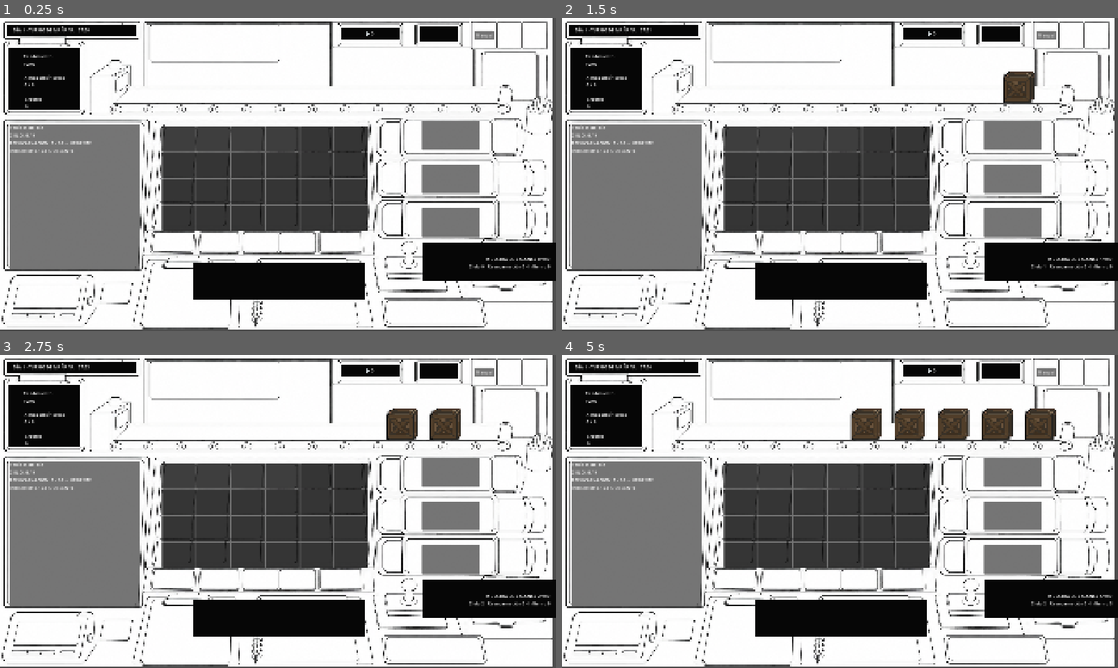
Above: before the commit, frames 1-4 (two rows, left to right).
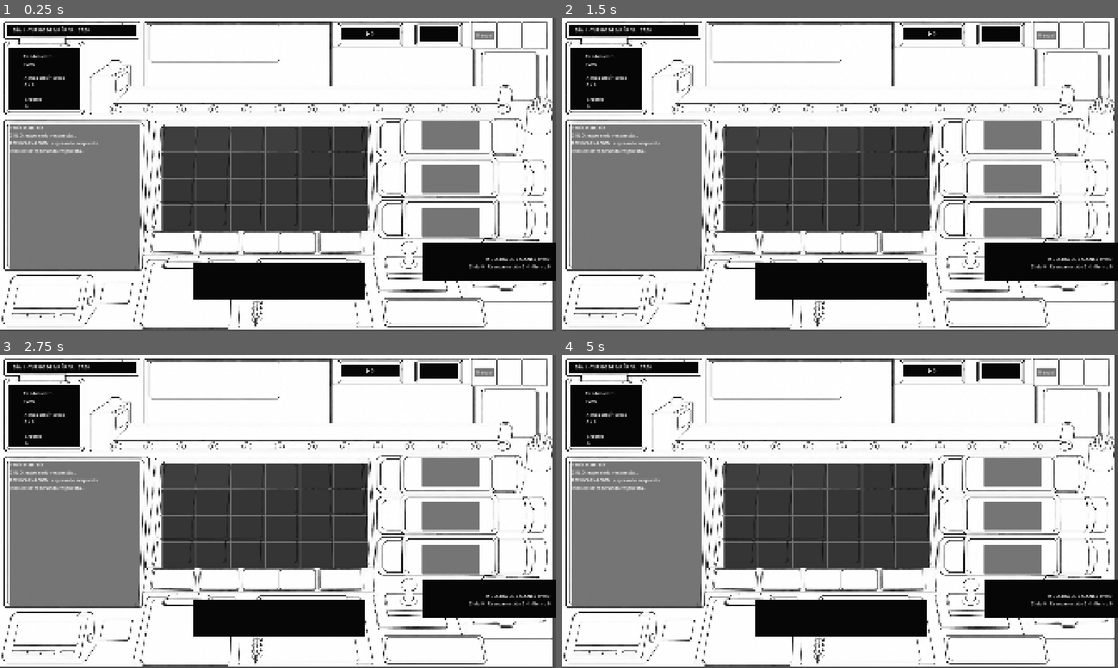
Above: after the commit, the same moments.

Repository: Josedecald/Logistica
Game: Godot game, scene res://scenes/game/Game.tscn
Two runs of this game, one before a commit and one after it. Both use one fixed random seed, a clock stepped at 60 frames per second and the inputs below. This scene is started directly instead of the project's main scene.
Inputs (mouse positions are in pixels of both pictures, inside the frame that each line leads up to):
- Up to frame 1 (0.25 s): no input
- Up to frame 2 (1.5 s): click "Manual" at 0.5 s; click "Cerrar" at 1.25 s
- Up to frame 3 (2.75 s): click (433, 423) at 2.02 s
- Up to frame 4 (5 s): click (1006, 423) at 2.77 s; click (973, 423) at 3.52 s; click (940, 423) at 4.27 s

The runs differ from the first frame. In frame 1, 0.2% of the frame differs, in the area x 4-18%, y 36-44%; in frame 2, 0.7%; in frame 3, 1.3%; in frame 4, 3.0%, in the area x 4-100%, y 17-80%.

Commit message:
Se agrega interfaz de contrato

Diff:
--- a/Scripts/data/contrato.gd
+++ b/Scripts/data/contrato.gd
@@ -2,9 +2,13 @@
 class_name Contrato
 
 enum Prioridad { NORMAL, URGENTE, CRITICO }
+enum Estado { PENDIENTE, ACEPTADO, RECHAZADO }
 
 @export var destino: Gate.Destino
 @export var cantidad: int
 @export var prioridad: Prioridad = Prioridad.NORMAL
 @export var recompensa: int
 @export var penalizacion: int
+@export var estado: Estado = Estado.PENDIENTE
+@export var texto_objetivo: String
+@export var frase: String
--- /dev/null
+++ b/Scripts/data/contrato_requisito.gd
@@ -0,0 +1,5 @@
+extends Resource
+class_name ContratoRequisito
+
+@export var pecado:Perfil.Pecado
+@export var cantidad:int = 1
--- /dev/null
+++ b/Scripts/objects/contrato_offer_window.gd
@@ -0,0 +1,33 @@
+extends Control
+class_name ContratoOfferWindow
+
+signal respondido
+
+@onready var titulo_label: Label = $CenterContainer/PanelContainer/VBoxContainer/TituloLabel
+@onready var subtitulo_label: Label = $CenterContainer/PanelContainer/VBoxContainer/SubtituloLabel
+@onready var objetivo_label: Label = $CenterContainer/PanelContainer/VBoxContainer/ObjetivoLabel
+@onready var recompensa_label: Label = $CenterContainer/PanelContainer/VBoxContainer/RecompensaLabel
+@onready var frase_label: Label = $CenterContainer/PanelContainer/VBoxContainer/FraseLabel
+@onready var aceptar_button: Button = $CenterContainer/PanelContainer/VBoxContainer/HBoxContainer/AceptarButton
+@onready var rechazar_button: Button = $CenterContainer/PanelContainer/VBoxContainer/HBoxContainer/RechazarButton
+
+var destino_actual: Gate.Destino
+
+func _ready() -> void:
+	visible = false
+	aceptar_button.pressed.connect(func(): _responder(true))
+	rechazar_button.pressed.connect(func(): _responder(false))
+
+func mostrar(contrato: Contrato) -> void:
+	destino_actual = contrato.destino
+	titulo_label.text = "CONTRATO DE %s" % Gate.Destino.keys()[contrato.destino]
+	subtitulo_label.text = "Solicita tu cooperación en una tarea especial."
+	objetivo_label.text = contrato.texto_objetivo
+	recompensa_label.text = "+%d Monedas de Ánima" % contrato.recompensa
+	frase_label.text = "\"%s\"" % contrato.frase
+	visible = true
+
+func _responder(aceptado: bool) -> void:
+	DayManager.responder_contrato(destino_actual, aceptado)
+	visible = false
+	respondido.emit()
--- a/Scripts/objects/contratos_panel.gd
+++ b/Scripts/objects/contratos_panel.gd
@@ -14,8 +14,7 @@
 func _ready() -> void:
 	DayManager.jornada_iniciada.connect(_reconstruir_todo)
 	DayManager.progreso_actualizado.connect(_actualizar_uno)
-	if DayManager.activa:
-		_reconstruir_todo()
+	DayManager.contrato_respondido.connect(_actualizar_uno)
 
 func _reconstruir_todo() -> void:
 	_actualizar_uno(Gate.Destino.CIELO)
@@ -24,11 +23,18 @@
 
 func _actualizar_uno(destino: Gate.Destino) -> void:
 	var contrato: Contrato = DayManager.contratos[destino]
-	var actual: int = DayManager.progreso[destino]
-	var texto := "%s: %d / %d%s" % [
-		Gate.Destino.keys()[destino], actual, contrato.cantidad, TEXTO_PRIORIDAD[contrato.prioridad]
-	]
+	var row := _get_row(destino)
+	match contrato.estado:
+		Contrato.Estado.PENDIENTE:
+			row.text = "%s: esperando respuesta..." % Gate.Destino.keys()[destino]
+		Contrato.Estado.RECHAZADO:
+			row.text = "%s: contrato rechazado" % Gate.Destino.keys()[destino]
+		Contrato.Estado.ACEPTADO:
+			var actual: int = DayManager.progreso[destino]
+			row.text = "%s: %d / %d%s" % [Gate.Destino.keys()[destino], actual, contrato.cantidad, TEXTO_PRIORIDAD[contrato.prioridad]]
+
+func _get_row(destino: Gate.Destino) -> Label:
 	match destino:
-		Gate.Destino.CIELO: cielo_row.text = texto
-		Gate.Destino.REENCARNACION: reencarnacion_row.text = texto
-		Gate.Destino.INFIERNO: infierno_row.text = texto
+		Gate.Destino.CIELO: return cielo_row
+		Gate.Destino.REENCARNACION: return reencarnacion_row
+		_: return infierno_row
--- a/Scripts/systems/DayManager.gd
+++ b/Scripts/systems/DayManager.gd
@@ -2,41 +2,8 @@
 
 signal jornada_iniciada
 signal jornada_terminada
-
-const DURACION_REAL := 480.0  # 8 minutos reales
-const HORA_INICIO := 7.0      # 7:00 am
-const HORA_FIN := 17.0        # 5:00 pm
-
-signal cuota_completada(destino: Gate.Destino)
-const PAGO_BASE := 10
-
-const BONO_POR_NIVEL := {
-	Rule.Nivel.FACIL: 0,
-	Rule.Nivel.MEDIO: 15,
-	Rule.Nivel.ESPECIFICO: 30,
-}
-const PENALIZACION_ERROR := 5
-const BONO_CUOTA_COMPLETA := 100
-
-var monedas := 0
-var aciertos := 0
-var errores := 0
-
-const RANGOS_CUOTA := {
-	Gate.Destino.CIELO: Vector2i(8, 15),
-	Gate.Destino.REENCARNACION: Vector2i(15, 25),
-	Gate.Destino.INFIERNO: Vector2i(20, 35),
-}
-
-var dia_actual := 1
-var tiempo_restante := DURACION_REAL
-var activa := false
-
-var cuotas: Dictionary = {}
 signal progreso_actualizado(destino: Gate.Destino)
-var monedas_totales := 0   # billetera real, persiste entre días
-var monedas_dia := 0       # solo lo ganado HOY, se resetea cada jornada
-var almas_perdidas := 0
+signal contrato_respondido(destino: Gate.Destino)
 
 const RANGOS_CANTIDAD := {
 	Gate.Destino.CIELO: Vector2i(8, 15),
@@ -53,14 +20,26 @@
 	Contrato.Prioridad.URGENTE: 50,
 	Contrato.Prioridad.CRITICO: 150,
 }
+const FRASES := {
+	Gate.Destino.CIELO: "Las almas virtuosas son la luz que mantiene el equilibrio.",
+	Gate.Destino.REENCARNACION: "El ciclo debe continuar, sin excepciones.",
+	Gate.Destino.INFIERNO: "La justicia eterna no espera a nadie.",
+}
 
-var contratos: Dictionary = {}   # destino -> Contrato
-var progreso: Dictionary = {}    # destino -> int (sin cambios)
+var dia_actual := 1
+var tiempo_restante := DURACION_REAL
+var activa := false
+var contratos: Dictionary = {}
+var progreso: Dictionary = {}
+var monedas_totales := 0
+var monedas_dia := 0
+var aciertos := 0
+var errores := 0
+var almas_perdidas := 0
 
-
-func iniciar_jornada() -> void:
+func generar_contratos() -> void:
 	tiempo_restante = DURACION_REAL
-	activa = true
+	activa = false
 	monedas_dia = 0
 	aciertos = 0
 	errores = 0
@@ -76,11 +55,13 @@
 		contrato.prioridad = _sortear_prioridad()
 		contrato.recompensa = RECOMPENSA_POR_PRIORIDAD[contrato.prioridad]
 		contrato.penalizacion = PENALIZACION_POR_PRIORIDAD[contrato.prioridad]
+		contrato.estado = Contrato.Estado.PENDIENTE
+		contrato.texto_objetivo = "Envía %d almas a %s en este turno." % [contrato.cantidad, Gate.Destino.keys()[destino]]
+		contrato.frase = FRASES.get(destino, "")
 		contratos[destino] = contrato
 		progreso[destino] = 0
 
 	jornada_iniciada.emit()
-
 
 func _sortear_prioridad() -> Contrato.Prioridad:
 	var r := randf()
@@ -90,9 +71,17 @@
 		return Contrato.Prioridad.URGENTE
 	return Contrato.Prioridad.CRITICO
 
+func responder_contrato(destino: Gate.Destino, aceptado: bool) -> void:
+	var contrato: Contrato = contratos[destino]
+	contrato.estado = Contrato.Estado.ACEPTADO if aceptado else Contrato.Estado.RECHAZADO
+	contrato_respondido.emit(destino)
+
+func empezar_turno() -> void:
+	activa = true
+
 func siguiente_dia() -> void:
 	dia_actual += 1
-	iniciar_jornada()
+	generar_contratos()
 
 func _process(delta: float) -> void:
 	if not activa:
@@ -108,7 +97,7 @@
 func _cerrar_contratos_incompletos() -> void:
 	for destino in contratos:
 		var contrato: Contrato = contratos[destino]
-		if progreso[destino] < contrato.cantidad:
+		if contrato.estado == Contrato.Estado.ACEPTADO and progreso[destino] < contrato.cantidad:
 			monedas_dia -= contrato.penalizacion
 
 func registrar_envio(destino: Gate.Destino, acierto: bool, nivel: Rule.Nivel) -> void:
@@ -116,12 +105,12 @@
 		return
 	if acierto:
 		aciertos += 1
-		progreso[destino] = progreso.get(destino, 0) + 1
-		monedas_dia += PAGO_BASE + BONO_POR_NIVEL.get(nivel, 0)
 		var contrato: Contrato = contratos[destino]
-		if progreso[destino] == contrato.cantidad:
-			monedas_dia += contrato.recompensa
-			cuota_completada.emit(destino)
+		if contrato.estado == Contrato.Estado.ACEPTADO:
+			progreso[destino] += 1
+			monedas_dia += PAGO_BASE + BONO_POR_NIVEL.get(nivel, 0)
+			if progreso[destino] == contrato.cantidad:
+				monedas_dia += contrato.recompensa
 	else:
 		errores += 1
 		monedas_dia = max(0, monedas_dia - PENALIZACION_ERROR)
@@ -139,10 +128,19 @@
 
 func hora_actual_texto() -> String:
 	var avance := 1.0 - (tiempo_restante / DURACION_REAL)
-	var hora := HORA_INICIO + avance * (HORA_FIN - HORA_INICIO)
+	var hora := 7.0 + avance * (17.0 - 7.0)
 	return "%02d:%02d" % [int(hora), int((hora - int(hora)) * 60)]
 
 func turno_texto() -> String:
 	var avance := 1.0 - (tiempo_restante / DURACION_REAL)
-	var hora := HORA_INICIO + avance * (HORA_FIN - HORA_INICIO)
+	var hora := 7.0 + avance * (17.0 - 7.0)
 	return "TURNO DE MAÑANA" if hora < 12.0 else "TURNO DE TARDE"
+
+const DURACION_REAL := 480.0
+const PAGO_BASE := 10
+const BONO_POR_NIVEL := {
+	Rule.Nivel.FACIL: 0,
+	Rule.Nivel.MEDIO: 15,
+	Rule.Nivel.ESPECIFICO: 30,
+}
+const PENALIZACION_ERROR := 5
--- a/Scripts/systems/game.gd
+++ b/Scripts/systems/game.gd
@@ -12,6 +12,9 @@
 var manual_window: ManualWindow
 var day_summary: DaySummaryWindow
 var case_file_window: CaseFileWindow
+
+var contrato_offer_window: ContratoOfferWindow
+var cola_ofertas: Array[Gate.Destino] = []
 
 func _ready() -> void:
 	for gate in gates.get_children():
@@ -39,9 +42,14 @@
 			cell.container_drop_requested.connect(_on_storage_drop_requested)
 			cell.informacion_revelada.connect(_on_informacion_revelada)
 
+	var offer_scene := preload("res://scenes/ui/contrato_offer_window.tscn")
+	contrato_offer_window = offer_scene.instantiate()
+	windows.add_child(contrato_offer_window)
+	contrato_offer_window.respondido.connect(_ofrecer_siguiente_contrato)
+
 	DayManager.jornada_terminada.connect(_on_jornada_terminada)
 	DayManager.jornada_iniciada.connect(_on_jornada_iniciada)
-	DayManager.iniciar_jornada()
+	DayManager.generar_contratos()
 
 func _process(_delta: float) -> void:
 	clock_label.text = "DÍA %d - %s   %s" % [DayManager.dia_actual, DayManager.turno_texto(), DayManager.hora_actual_texto()]
@@ -129,3 +137,14 @@
 func _on_informacion_revelada(container: SoulContainer) -> void:
 	if selected_container == container:
 		case_file_window.show_case_file(container.case_file)
+
+func _iniciar_ofertas() -> void:
+	cola_ofertas = [Gate.Destino.CIELO, Gate.Destino.REENCARNACION, Gate.Destino.INFIERNO]
+	_ofrecer_siguiente_contrato()
+
+func _ofrecer_siguiente_contrato() -> void:
+	if cola_ofertas.is_empty():
+		DayManager.empezar_turno()
+		return
+	var destino: Gate.Destino = cola_ofertas.pop_front()
+	contrato_offer_window.mostrar(DayManager.contratos[destino])
--- /dev/null
+++ b/scenes/ui/contrato_offer_window.tscn
@@ -0,0 +1,69 @@
+[gd_scene format=3 uid="uid://bl4ova607qeoj"]
+
+[ext_resource type="Script" uid="uid://dludh6jkherpl" path="res://Scripts/objects/contrato_offer_window.gd" id="1_eyxoi"]
+
+[node name="ContratoOfferWindow" type="Control" unique_id=150665003]
+layout_mode = 3
+anchors_preset = 15
+anchor_right = 1.0
+anchor_bottom = 1.0
+grow_horizontal = 2
+grow_vertical = 2
+script = ExtResource("1_eyxoi")
+
+[node name="DimBackground" type="ColorRect" parent="." unique_id=339304406]
+layout_mode = 1
+anchors_preset = 15
+anchor_right = 1.0
+anchor_bottom = 1.0
+grow_horizontal = 2
+grow_vertical = 2
+color = Color(0, 0, 0, 0.54509807)
+
+[node name="CenterContainer" type="CenterContainer" parent="." unique_id=567993301]
+layout_mode = 1
+anchors_preset = 15
+anchor_right = 1.0
+anchor_bottom = 1.0
+grow_horizontal = 2
+grow_vertical = 2
+
+[node name="PanelContainer" type="PanelContainer" parent="CenterContainer" unique_id=1797042568]
+custom_minimum_size = Vector2(700, 750)
+layout_mode = 2
+
+[node name="VBoxContainer" type="VBoxContainer" parent="CenterContainer/PanelContainer" unique_id=795702890]
+layout_mode = 2
+theme_override_constants/separation = 12
+alignment = 1
+
+[node name="TituloLabel" type="Label" parent="CenterContainer/PanelContainer/VBoxContainer" unique_id=39852577]
+layout_mode = 2
+
+[node name="SubtituloLabel" type="Label" parent="CenterContainer/PanelContainer/VBoxContainer" unique_id=665122406]
+layout_mode = 2
+
+[node name="ObjetivoLabel" type="Label" parent="CenterContainer/PanelContainer/VBoxContainer" unique_id=798084849]
+layout_mode = 2
+autowrap_mode = 2
+
+[node name="RecompensaLabel" type="Label" parent="CenterContainer/PanelContainer/VBoxContainer" unique_id=1307065689]
+layout_mode = 2
+
+[node name="FraseLabel" type="Label" parent="CenterContainer/PanelContainer/VBoxContainer" unique_id=565309311]
+layout_mode = 2
+autowrap_mode = 2
+
+[node name="HBoxContainer" type="HBoxContainer" parent="CenterContainer/PanelContainer/VBoxContainer" unique_id=827633570]
+layout_mode = 2
+theme_override_constants/separation = 16
+alignment = 1
+
+[node name="AceptarButton" type="Button" parent="CenterContainer/PanelContainer/VBoxContainer/HBoxContainer" unique_id=676190850]
+layout_mode = 2
+text = "Aceptar Contrato"
+
+[node name="RechazarButton" type="Button" parent="CenterContainer/PanelContainer/VBoxContainer/HBoxContainer" unique_id=973971950]
+layout_mode = 2
+text = "Rechazar
+"
Not shown, added: Scripts/data/contrato_requisito.gd.uid
Not shown, added: Scripts/objects/contrato_offer_window.gd.uid
